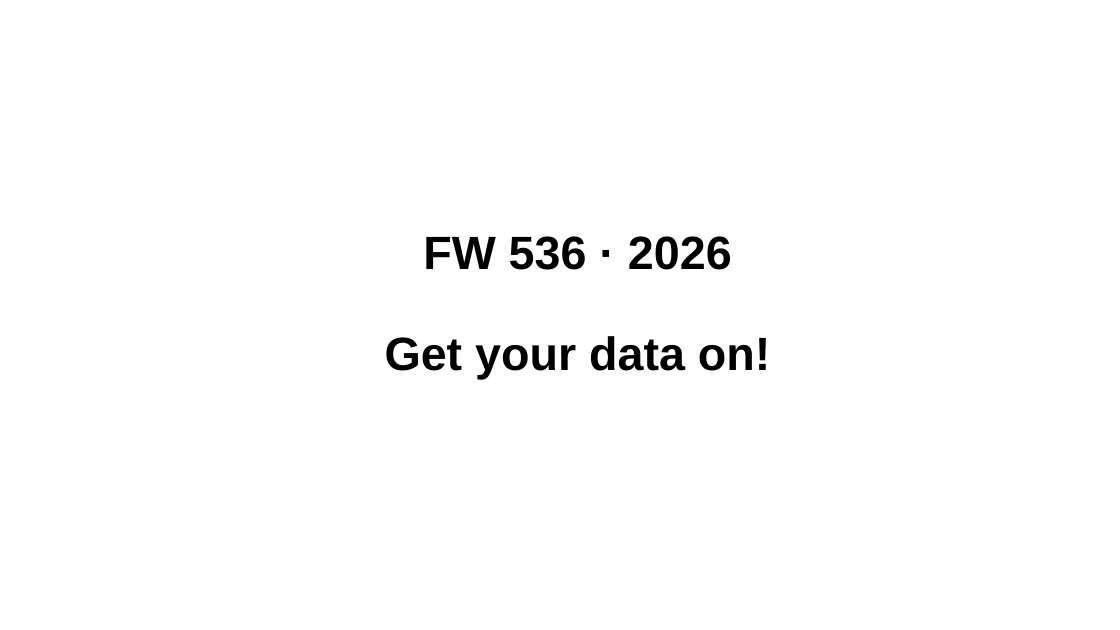
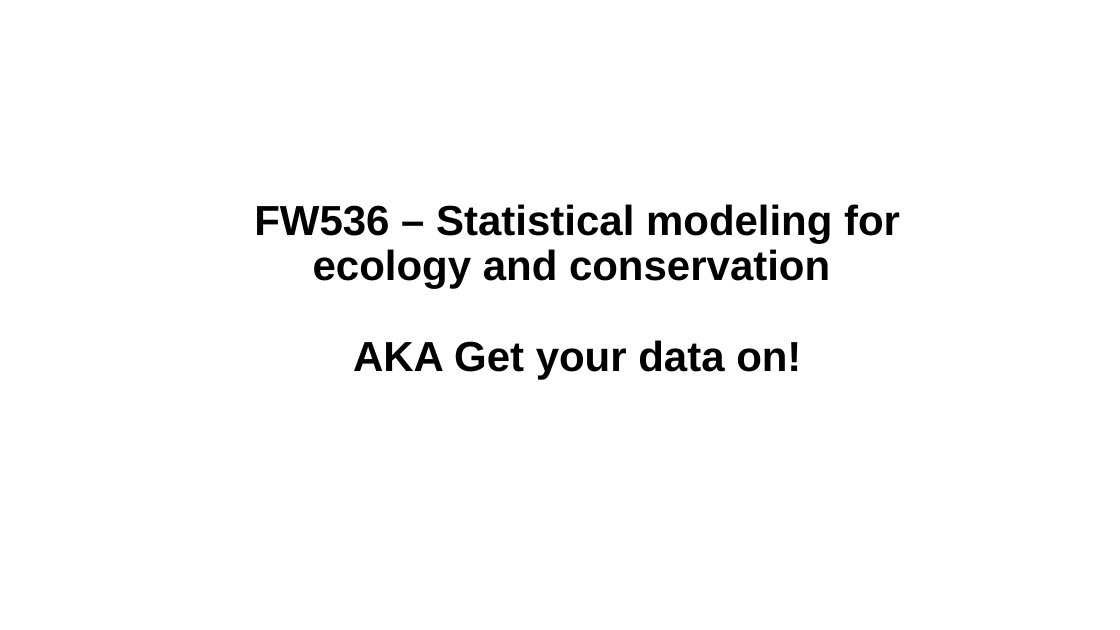
Before and after one commit to taaltree/FW536, a slide deck: slide 1 of Day1_Probability/FW536_Day1_Morning_intro to probability.pptx. Drawn at 1120x630 pixels with LibreOffice and Linux fonts; fonts in the diff are those of the drawing. Boxes give left, top, right and bottom in pixels: in the first picture for what was removed or moved away, otherwise in the second. Text is boxed around its words. In the diff, an @@ line names an element or a change of style, - is before the commit and + after.

```diff
--- a/Day1_Probability/FW536_Day1_Morning_intro to probability.pptx
+++ b/Day1_Probability/FW536_Day1_Morning_intro to probability.pptx
@@ title at bbox=[254, 204, 900, 380]: text changed; size 40 to 36 pt @@
-FW 536 · 2026
-Get your data on!
+FW536 – Statistical modeling for ecology and conservation
+AKA Get your data on!
```
Also in this commit, not shown: 3 other files.
